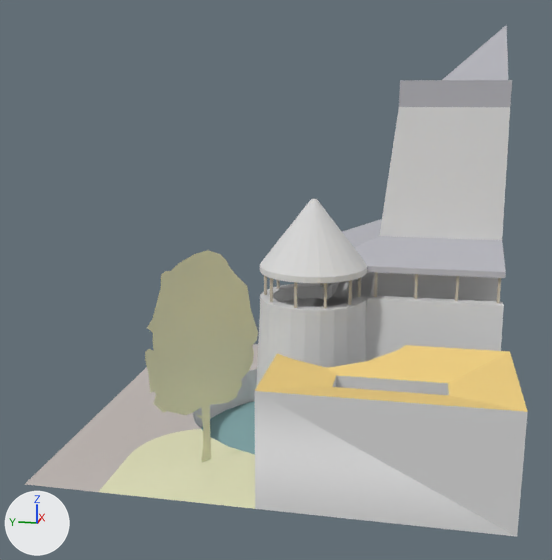
What one commit did to the OBJ model assets/stl_export/rrc2.obj.
Before and after are seen from a 50 mm camera at (-55.1, -9.3, 24.1) aimed at (-1.0, 1.5, 10.6). The axes (+X, +Y, +Z) are drawn at lower left. The lights are the same throughout. The picture after the commit comes second. Where no turn or scale is listed for an object, it has been applied to the vertices. Vertices at exactly the same position are counted once.

Script lines for the objects in view, before the commit:
```python
mat_castleroof = principled_material('castleRoof')
mat_castleroof.base_color = (0.471, 0.471, 0.51)  # grey #b7b7bd
mat_castleroof.roughness = 1.0
mat_material = principled_material('Material')
mat_material.base_color = (0.878, 0.639, 0.224)  # yellow #f1d182
mat_material.roughness = 1.0
me_rrc2 = bpy.data.meshes.new('rrc2')
me_rrc2.from_pydata(...)  # 540 vertices, 936 faces; spans x -15.0..15.0, y -15.0..15.0, z -3.0..29.6
# faces by material slot: [30, 546, 192, 22, 15, 2, 43, 86]
me_rrc2.materials.append(mat_castleroof)  # grey #b7b7bd
me_rrc2.materials.append(mat_default)  # light grey #dadada
me_rrc2.materials.append(mat_straw)  # light grey #c7bead
me_rrc2.materials.append(mat_road)  # light grey #c2bab6
me_rrc2.materials.append(mat_material)  # yellow #f1d182
me_rrc2.materials.append(mat_cortyard)  # pale yellow #f1e6d3
me_rrc2.materials.append(mat_water)  # greyish cyan #88afb1
me_rrc2.materials.append(mat_w)  # beige #e2e2bc
ob_rrc2 = bpy.data.objects.new('rrc2', me_rrc2)
ob_rrc2.location = (0.0, 0.0, 0.0)
```
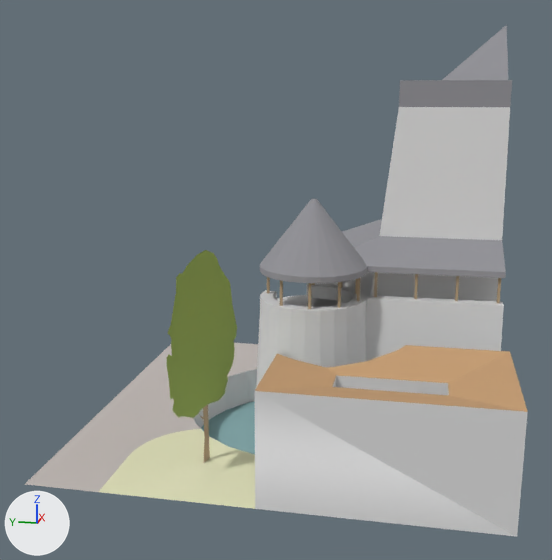
Edits to the bpy script that builds the scene:
```text
Change mat_castleroof:
    mat_castleroof.base_color: (0.471, 0.471, 0.51) -> (0.294, 0.294, 0.318)  # grey #b7b7bd -> grey #949499
Change mat_material:
    mat_material.base_color: (0.878, 0.639, 0.224) -> (0.577, 0.349, 0.176)  # yellow #f1d182 -> brown #c89f74
Add mat_tree:
    mat_tree = principled_material('tree')
    mat_tree.base_color = (0.294, 0.4, 0.0902)  # green #94aa55
    mat_tree.roughness = 1.0
Change me_rrc2:
    where me_rrc2.from_pydata(...)  # 540 vertices, 936 faces; spans x -15.0..15.0, y -15.0..15.0, z -3.0..29.6
    used by ob_rrc2; location = (0.0, 0.0, 0.0)
    me_rrc2 part 1: the loose piece of 8 vertices spanning x 0.5..0.7, y 2.6..2.8, z 9.0..11.0 is turned 90 degrees about the z axis through its middle, then moved by (0.5, -0.1, 0.0)
    me_rrc2 part 2: the loose piece of 8 vertices spanning x -2.7..-2.5, y -0.3..-0.1, z 9.0..11.0 is turned 90 degrees about the z axis through its middle, then moved by (0.4, 1.1, 0.0)
    me_rrc2 part 3: the loose piece of 8 vertices spanning x -2.4..-2.2, y -2.4..-2.2, z 9.0..11.0 is turned 90 degrees about the z axis through its middle, then moved by (-0.4, 1.1, 0.0)
    me_rrc2 part 4: the loose piece of 8 vertices spanning x -1.0..-0.8, y -4.1..-3.9, z 9.0..11.0 is turned 90 degrees about the z axis through its middle, then moved by (-1.0, 0.7, 0.0)
    me_rrc2 part 5: the loose piece of 8 vertices spanning x 1.3..1.5, y -4.5..-4.3, z 9.0..11.0 is turned 90 degrees about the z axis through its middle, then moved by (-1.2, 0.0, 0.0)
    me_rrc2 part 6: the loose piece of 8 vertices spanning x -1.5..-1.3, y 1.7..1.9, z 9.0..11.0 is turned 90 degrees about the z axis through its middle, then moved by (5.8, -2.3, 0.0)
    me_rrc2 part 7
    6 vertices are removed from x 2.4..4.4, y 0.6..2.6, z 9.0
    265 faces are deleted
    6 new vertices lie (0.0, 0.0, 1.0) away from vertices in x 2.5..4.5, y -4.4..-2.4, z 8.0
    108 new faces join them, mat_castleroof (grey #949499)
    157 new faces join them, mat_default (light grey #dadada)
    me_rrc2 part 8
    24 vertices are removed from x -12.9..-6.7, y 2.2..7.2, z 3.1..14.4
    34 faces are deleted
    3 vertices in x -6.6..-6.4, y 2.0..2.1, z 6.1..9.1 move by (0.8, 1.5, 0.0)
    34 vertices move from x -13.0..-6.2, y 1.8..7.3, z 0.0..9.4 to x -13.9..-5.3, y 3.5..5.7, z 0.0..9.4
    24 vertices are added at x -13.7..-5.9, y 3.6..5.6, z 3.1..14.4
    9 new faces join them, mat_straw (beige #b29c7d)
    25 new faces join them, mat_tree (green #94aa55)
    me_rrc2 part 9: 36 faces spanning x -3.1..5.0, y -5.0..3.1, z 11.0..16.4 switch from mat_default (light grey #dadada) to mat_castleroof (grey #949499)
    me_rrc2 part 10: 11 faces spanning x -10.0..-9.3, y 4.5..4.7, z 0.0..3.9 switch from mat_w (beige #e2e2bc) to mat_straw (beige #b29c7d)
    me_rrc2 part 11: 25 faces spanning x -13.9..-5.3, y 3.5..5.7, z 3.7..9.4 switch from mat_w (beige #e2e2bc) to mat_tree (green #94aa55)
```

Boxes (x1, y1, x2, y2) around the edits, measured in the pictures (552 x 560 px; the box of a moved part takes in the faces that stretch with it):
'rrc2', recoloured, reshaped (darker): (25, 25, 528, 537) in both
part 1 of me_rrc2, moved or reshaped: before (264, 276, 267, 295); after (267, 277, 270, 293)
part 2 of me_rrc2, moved or reshaped: before (294, 282, 297, 308); after (280, 280, 283, 306)
part 3 of me_rrc2, moved or reshaped: before (324, 283, 327, 309); after (308, 283, 312, 309)
part 4 of me_rrc2, moved or reshaped: before (348, 280, 352, 305); after (337, 282, 341, 308)
part 5 of me_rrc2, moved or reshaped: before (358, 277, 361, 297); after (357, 278, 360, 301)
part 6 of me_rrc2, moved or reshaped (not visible afterwards): before (270, 278, 273, 302)
part 7 of me_rrc2, moved or reshaped: (256, 199, 367, 388) in both
part 8 of me_rrc2, moved or reshaped: before (147, 250, 253, 437); after (167, 250, 234, 437)
part 9 of me_rrc2, recoloured: (260, 199, 367, 283) in both
part 10 of me_rrc2, recoloured: (204, 406, 210, 461) in both
part 11 of me_rrc2, recoloured (beige to green): before (145, 316, 258, 415); after (167, 312, 237, 418)
